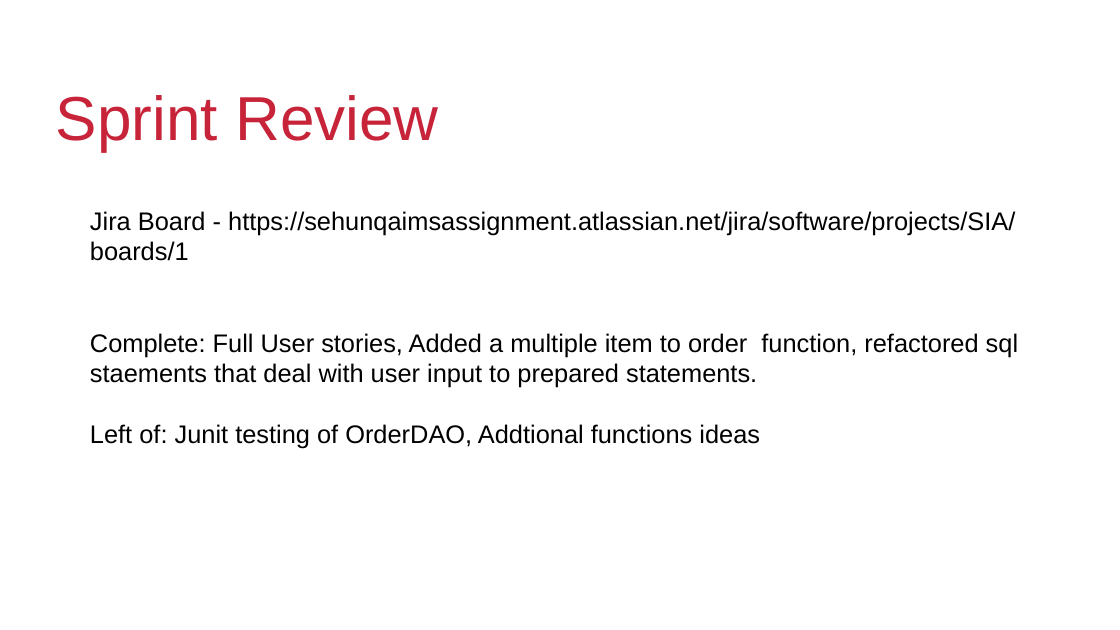
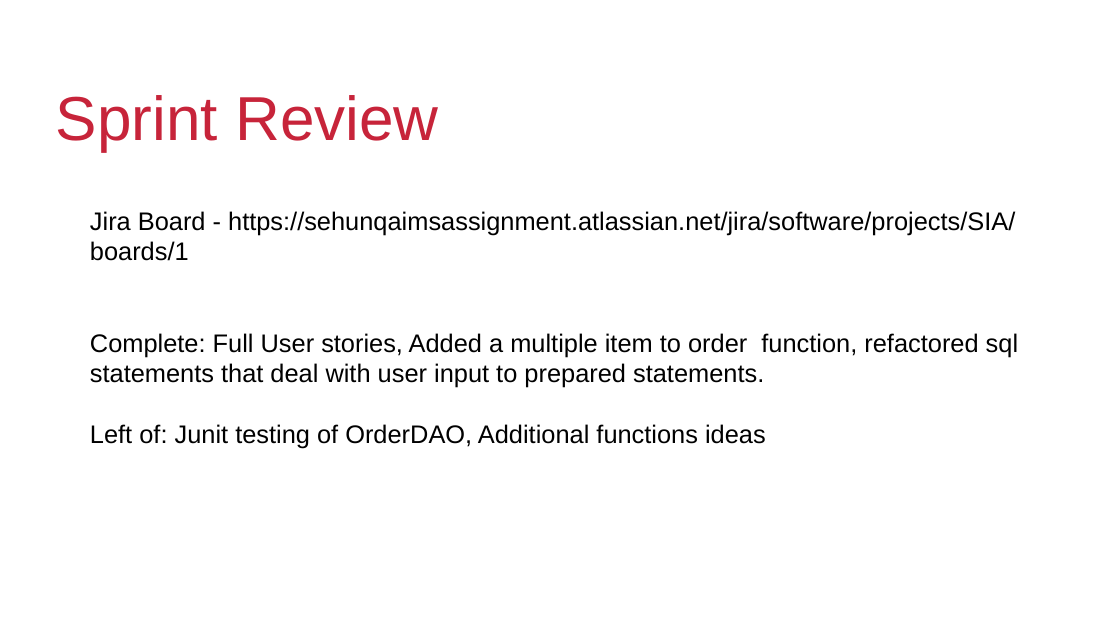
Before and after one commit to SehunB-QA/20DecSDET2-IMS-Starter, a slide deck: slide 21 of Presentantion/IMS Assignment Presentation.odp. Drawn at 1120x630 pixels with LibreOffice and Linux fonts; fonts in the diff are those of the drawing; background and template pictures are left out. Boxes give left, top, right and bottom in pixels: in the first picture for what was removed or moved away, otherwise in the second. Text is boxed around its words. In the diff, an @@ line names an element or a change of style, - is before the commit and + after.

```diff
--- a/Presentantion/IMS Assignment Presentation.odp
+++ b/Presentantion/IMS Assignment Presentation.odp
@@ text at box(90, 333, 1018, 449): text changed @@
-Complete: Full User stories, Added a multiple item to order function, refactored sql staements that deal with user input to prepared statements.
-Left of: Junit testing of OrderDAO, Addtional functions ideas
+Complete: Full User stories, Added a multiple item to order function, refactored sql statements that deal with user input to prepared statements.
+Left of: Junit testing of OrderDAO, Additional functions ideas
```
Also in this commit, not shown: 3 other slides changed, 3 slides added, 3 slides removed, 2 other files.
